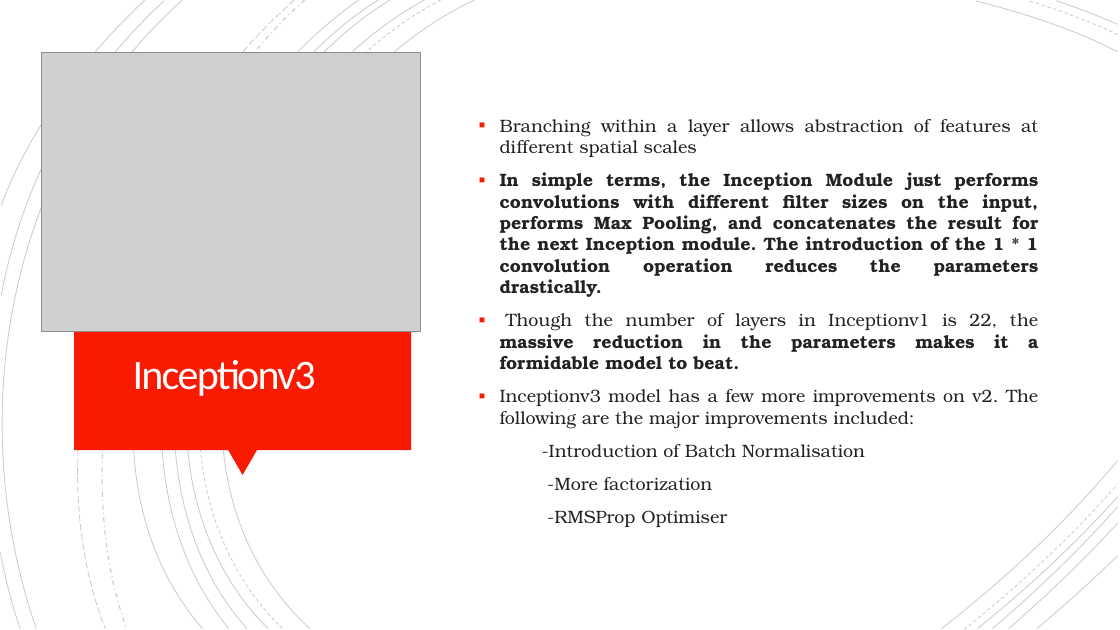
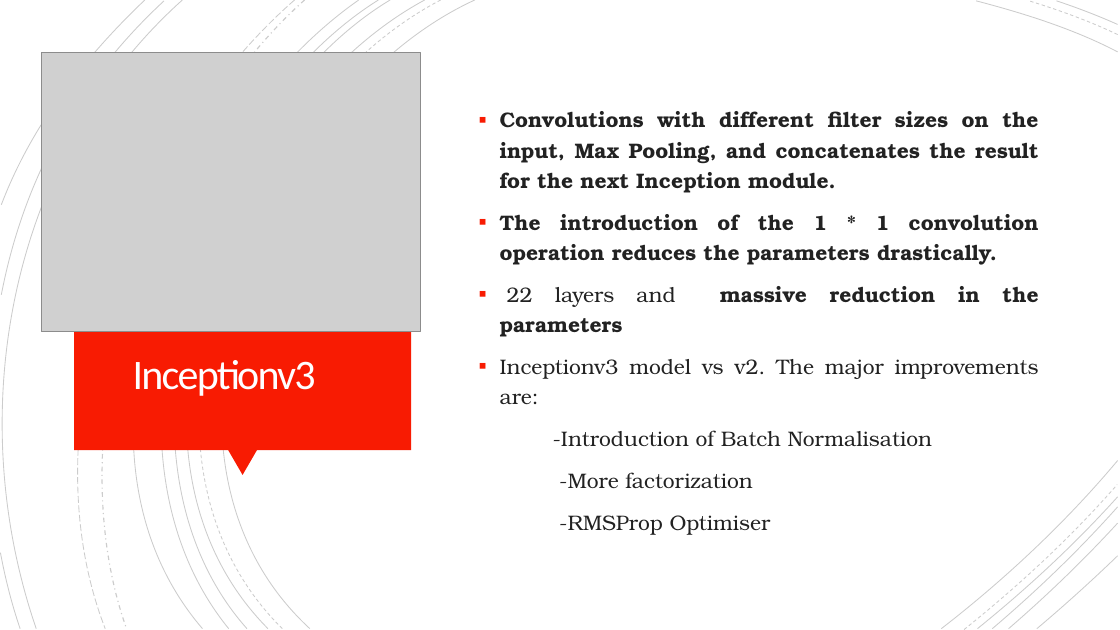
Before and after one commit to Kaoutar-Nahli/Early-Fire-Detection, a slide deck: slide 9 of deep-learning-fire-detection.pptx. Drawn at 1120x630 pixels with LibreOffice and Linux fonts; fonts in the diff are those of the drawing; grey boxes stand for pictures. Boxes give left, top, right and bottom in pixels: in the first picture for what was removed or moved away, otherwise in the second. Text is boxed around its words. In the diff, an @@ line names an element or a change of style, - is before the commit and + after.

Commit message:
presentation final

```diff
--- a/deep-learning-fire-detection.pptx
+++ b/deep-learning-fire-detection.pptx
@@ text at box(500, 111, 1039, 404): text changed; size 15.3 to 18 pt @@
-▪ Branching within a layer allows abstraction of features at different spatial scales
-▪ In simple terms, the Inception Module just performs convolutions with different filter sizes on the input, performs Max Pooling, and concatenates the result for the next Inception module. The introduction of the 1 * 1 convolution operation reduces the parameters drastically.
-▪ Though the number of layers in Inceptionv1 is 22, the massive reduction in the parameters makes it a formidable model to beat.
-▪ Inceptionv3 model has a few more improvements on v2. The following are the major improvements included:
+▪ Convolutions with different filter sizes on the input, Max Pooling, and concatenates the result for the next Inception module.
+▪ The introduction of the 1 * 1 convolution operation reduces the parameters drastically.
+▪ 22 layers and massive reduction in the parameters
+▪ Inceptionv3 model vs v2. The major improvements are:
@@ text at box(553, 430, 932, 535): size 15.3 to 18 pt in "-Introduction of Batch Normalisation", "-More factorization", "-RMSProp Optimiser"; line spacing 1 to 1.2 @@
```
Also in this commit, not shown: 8 other slides changed.
